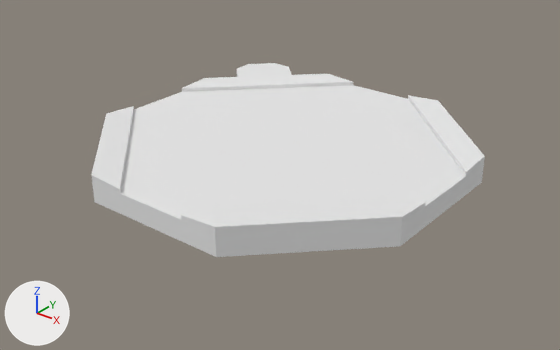
What one commit did to the Blender file SkyRage/Assets/Models/Docks/Dock.blend.
Camera for both pictures: a camera (50 mm lens) standing at (71.3, -88.9, 49.5) and looking at (-0.4, 0.7, -6.0). The axes (+X, +Y, +Z) are drawn at lower left. The lights are the same throughout.
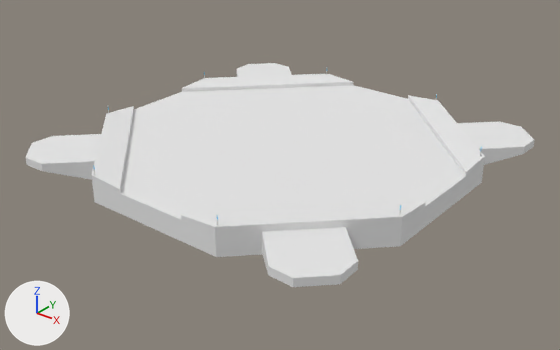
Pixel boxes [x1, y1, x2, y2] of what changed, in the pictures (560 x 350 px):
```json
{"object": "Cylinder", "change": "reshaped", "before": [91, 63, 485, 257], "after": [25, 63, 534, 287], "on screen": "29% wider, 15% taller"}
{"part": 1, "of": "me_cylinder_001", "change": "added", "after": [25, 134, 101, 180]}
{"part": 2, "of": "me_cylinder_001", "change": "added", "after": [262, 227, 358, 287]}
{"part": 3, "of": "me_cylinder_001", "change": "added", "after": [457, 122, 534, 165]}
{"part": 4, "of": "me_cylinder_001", "change": "added", "after": [93, 71, 482, 225]}
```

Scene script edits in JSON lines:
```json
{"op": "add", "block": "mat_glowlightblue", "code": ["mat_glowlightblue = diffuse_material('GlowLightBlue')", "mat_glowlightblue.base_color = (0.175, 0.672, 1.0)  # cyan #74d6ff"]}
{"block": "me_cylinder_001", "where": "# used by ob_cylinder; location = (0.0, 0.0, 0.0); scale = (15.7, 15.7, 1.0)"}
{"op": "remove", "block": "me_cylinder_001", "code": "me_cylinder_001.from_pydata(...)  # 76 vertices, 68 faces; spans x -1.9..1.8, y -1.8..2.0, z -16.3..1.3"}
{"op": "add", "block": "me_cylinder_001", "code": "me_cylinder_001.from_pydata(...)  # 208 vertices, 186 faces; spans x -1.9..2.0, y -1.9..2.0, z -16.3..2.8"}
{"block": "me_cylinder_001", "change": "me_cylinder_001 part 1: the loose piece of 12 vertices spanning x -1.9..-1.1, y 1.1..2.0, z -3.1..0.2 is copied, and the copy is turned 90 degrees about the z axis through the mesh origin; it spans x -1.9..-1.1, y -1.8..-1.0, z -3.1..0.2"}
{"block": "me_cylinder_001", "change": "me_cylinder_001 part 2: the loose piece of 12 vertices spanning x -1.9..-1.1, y 1.1..2.0, z -3.1..0.2 is copied, and the copy is turned -180 degrees about the z axis through its middle, then moved by (3.0, -3.0, 0.0); it spans x 1.0..1.9, y -1.9..-1.0, z -3.1..0.2"}
{"block": "me_cylinder_001", "change": "me_cylinder_001 part 3: the loose piece of 12 vertices spanning x -1.9..-1.1, y 1.1..2.0, z -3.1..0.2 is copied, and the copy is turned -90 degrees about the z axis through the mesh origin; it spans x 1.1..2.0, y 1.1..1.9, z -3.1..0.2"}
{"block": "me_cylinder_001", "change": "me_cylinder_001 part 4"}
{"block": "me_cylinder_001", "change": "48 vertices are added at x -1.8..1.8, y -1.8..1.9, z 1.1..2.8"}
{"block": "me_cylinder_001", "change": "24 new vertices lie (0.0, 0.0, 0.9) away from vertices in x -1.8..1.8, y -1.8..1.9, z 1.1"}
{"block": "me_cylinder_001", "change": "24 new vertices lie (0.0, 0.0, 0.7) away from vertices in x -1.8..1.8, y -1.8..1.9, z 2.0"}
{"block": "me_cylinder_001", "change": "64 new faces join them, mat_dock (its picture is missing), smooth"}
{"block": "me_cylinder_001", "change": "24 new faces join them, mat_glowlightblue (cyan #74d6ff), smooth"}
{"op": "add", "block": "me_cylinder_001", "code": "me_cylinder_001.materials.append(mat_glowlightblue)  # cyan #74d6ff"}
```
